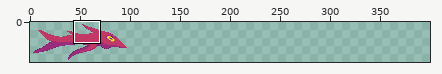
A sprite sheet gets an edit: LudumDare38/Content/imgs/enemies/Kamikaze.png. The first picture is a wide view before the edit; the outline marks the close-up.
Close-up. First the earlier version:
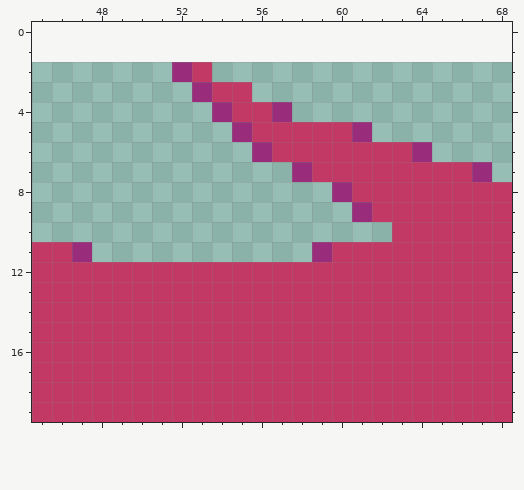
The file is 94x36 pixels. Shown: x 45..68, y 0..19. The old version is drawn lined up with the new one, on the new canvas. The commit also changed other parts of the picture, which this record leaves out.
New version:
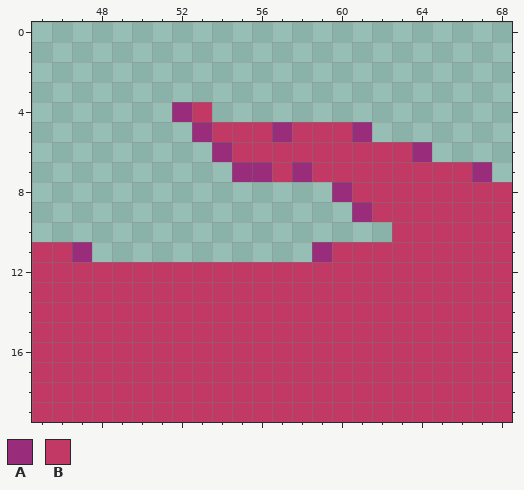
Palette (. is transparent): A #992c7b  B #c33966
Change:
canvas 94x36 -> 400x40, the old top-left corner now at 3,2
@@ x 50..59 @@
  1 ..........
- 2 ..AB......
- 3 ...ABB....
- 4 ....ABBA..
- 5 .....ABBBB
- 6 ......ABBB
- 7 ........AB
+ 2 ..........
+ 3 ..........
+ 4 ..AB......
+ 5 ...ABBBABB
+ 6 ....ABBBBB
+ 7 .....AABAB
  8 ..........
